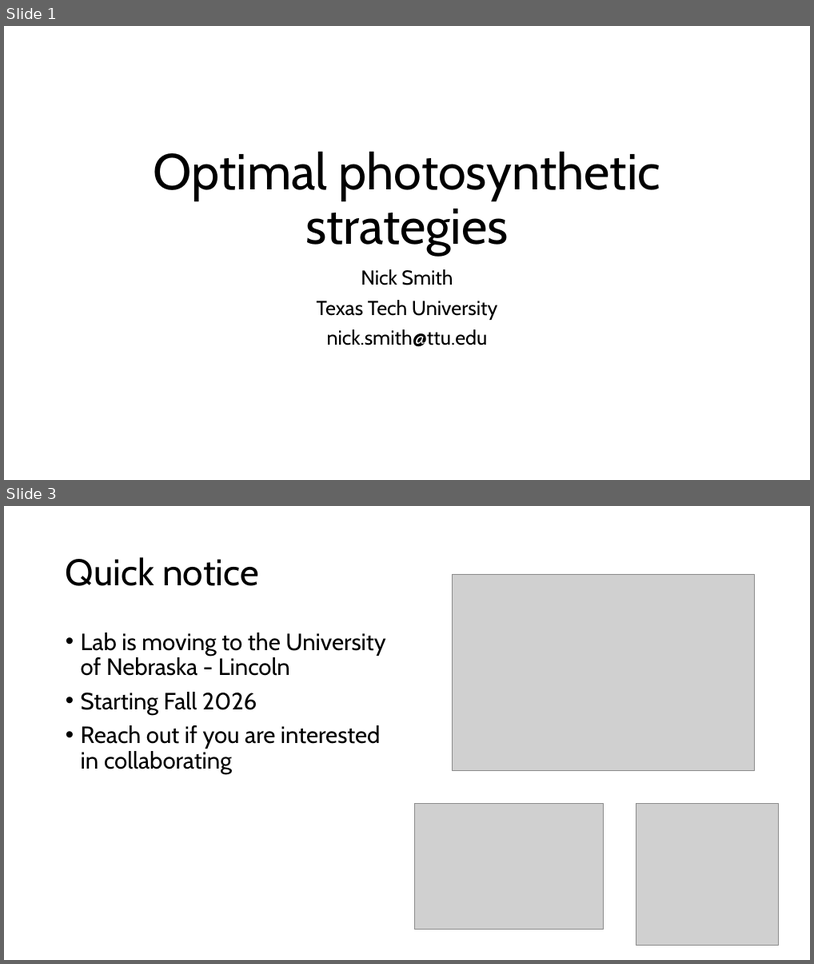
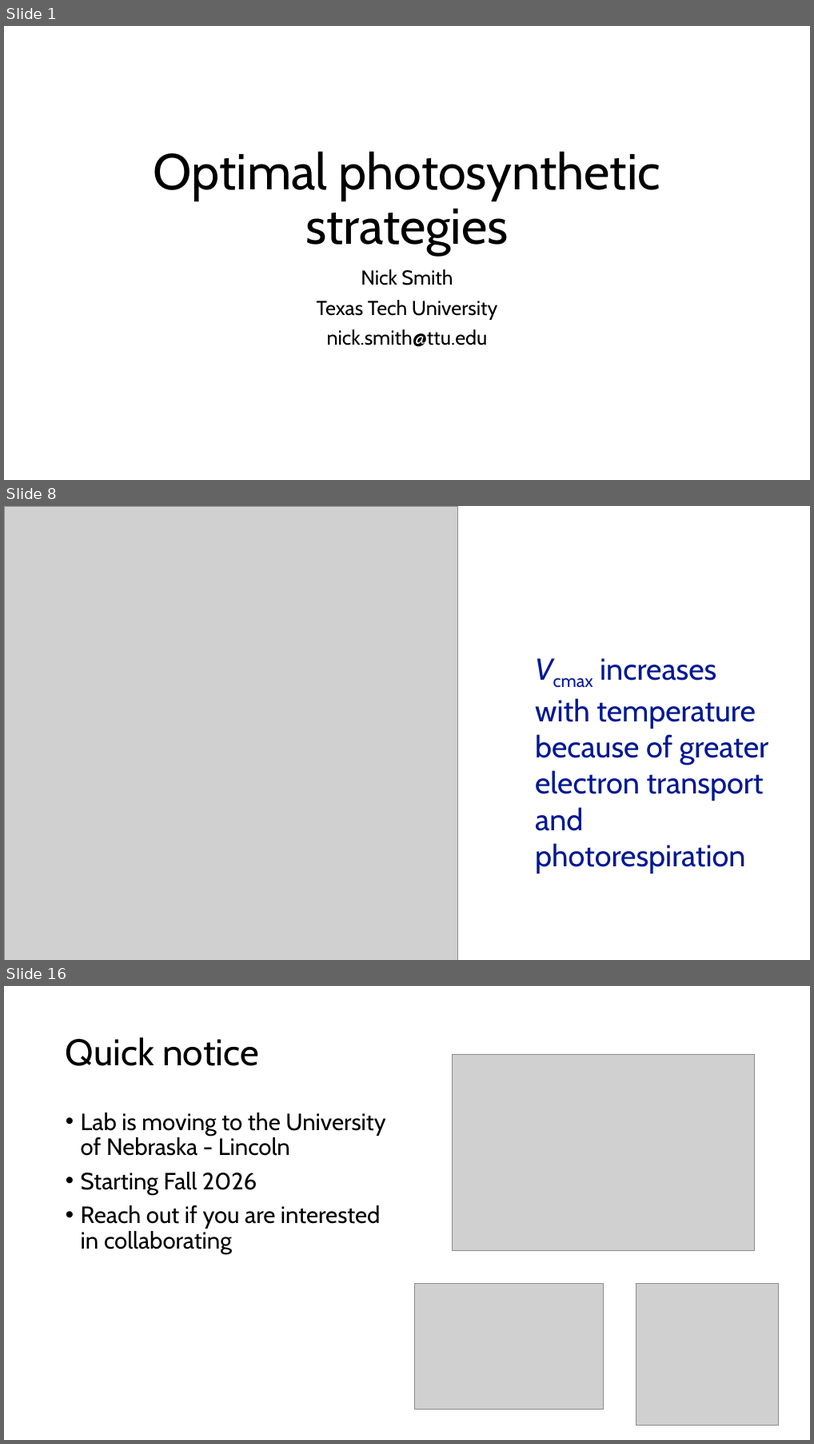
Before and after one commit to SmithEcophysLab/egu_2026, a slide deck: src/egu2026_optphoto_smith.pptx. Shown one above the other, each under a label of ours: slides 1 and 3 before the commit, slides 1, 8 and 16 after it; the slides between them are not shown. The pictures are 814x964 and 814x1444 pixels, drawn with LibreOffice and Linux fonts; fonts in the diff are those of the drawing; grey boxes stand for pictures. Boxes give left, top, right and bottom in pixels: in the first picture for what was removed or moved away, otherwise in the second. Text is boxed around its words. In the diff, an @@ line names an element or a change of style, - is before the commit and + after.

```diff
--- a/src/egu2026_optphoto_smith.pptx
+++ b/src/egu2026_optphoto_smith.pptx
@@ slide 8 added at [4,506,810,960], background #FFFFFF @@
@@ picture added at [4,506,458,960] @@
@@ text added at [535,658,770,873], 36 pt, text #011893 @@
+Vcmax increases with temperature because of greater electron transport and photorespiration
@@ what was slide 3 is now slide 16 @@
```
Also in this commit, not shown: 13 other slides added, 1 slide removed, 1 other file.
